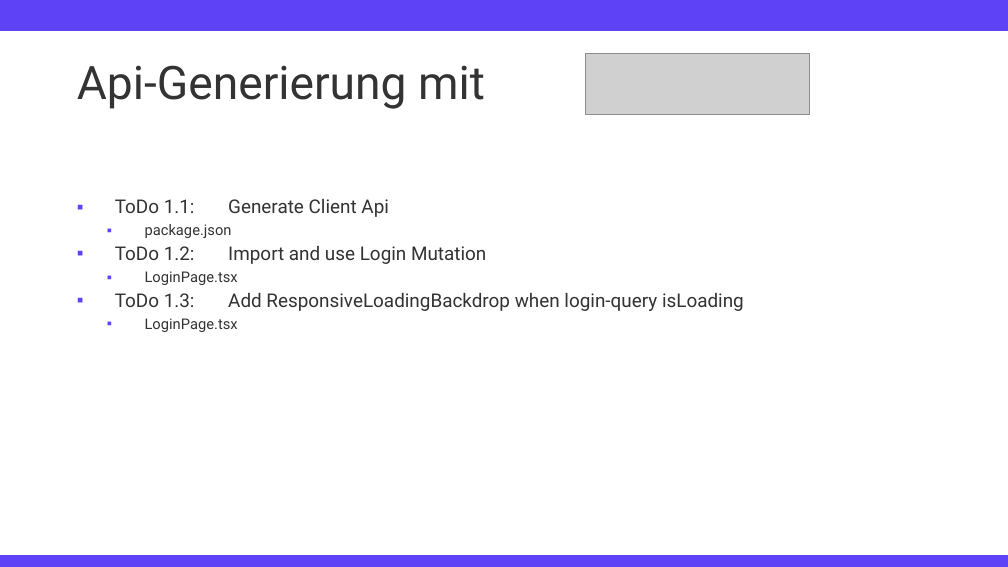
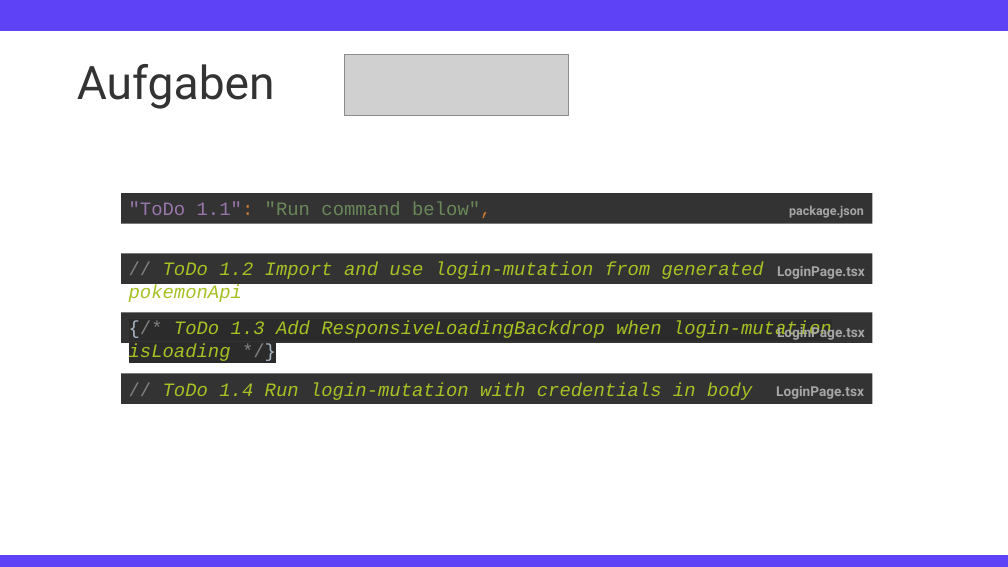
Before and after one commit to TimFehrmannAclue/techlabor_trainings_react_advanced, a slide deck: slide 16 of training_react_advanced.pptx. Drawn at 1008x567 pixels with LibreOffice and Linux fonts; fonts in the diff are those of the drawing; grey boxes stand for pictures; background and template pictures are left out. Boxes give left, top, right and bottom in pixels: in the first picture for what was removed or moved away, otherwise in the second. Text is boxed around its words. In the diff, an @@ line names an element or a change of style, - is before the commit and + after.

```diff
--- a/training_react_advanced.pptx
+++ b/training_react_advanced.pptx
@@ picture: place and size @@
-picture at box(585, 54, 809, 114)
+picture at box(345, 54, 569, 115)
@@ title at box(77, 64, 275, 109): text changed @@
-Api-Generierung mit
+Aufgaben
@@ text removed at box(115, 199, 744, 332) @@
-▪ ToDo 1.1: Generate Client Api
-  ▪ package.json
-▪ ToDo 1.2: Import and use Login Mutation
-  ▪ LoginPage.tsx
-▪ ToDo 1.3: Add ResponsiveLoadingBackdrop when login-query isLoading
-  ▪ LoginPage.tsx
@@ rectangle added at box(121, 193, 873, 223), fill #333333, 18 pt, text #6A8759 @@
+"ToDo 1.1": "Run command below",
@@ text added at box(789, 205, 864, 218), 11.9 pt, text #A6A6A6, bold @@
+package.json
@@ rectangle added at box(121, 253, 873, 284), fill #333333, 18 pt, text #A8C023, italic @@
+// ToDo 1.2 Import and use login-mutation from generated pokemonApi
@@ text added at box(777, 266, 865, 279), 12.9 pt, text #A6A6A6, bold @@
+LoginPage.tsx
@@ rectangle added at box(121, 312, 873, 343), fill #333333, 18 pt, text #A8C023, italic @@
+{/* ToDo 1.3 Add ResponsiveLoadingBackdrop when login-mutation isLoading */}
@@ text added at box(777, 324, 865, 340), 12.9 pt, text #A6A6A6, bold @@
+LoginPage.tsx
@@ rectangle added at box(121, 374, 873, 404), fill #333333, 18 pt, text #A8C023, italic @@
+// ToDo 1.4 Run login-mutation with credentials in body
@@ text added at box(776, 386, 864, 399), 12.9 pt, text #A6A6A6, bold @@
+LoginPage.tsx
```
Also in this commit, not shown: 1 other slide changed.
